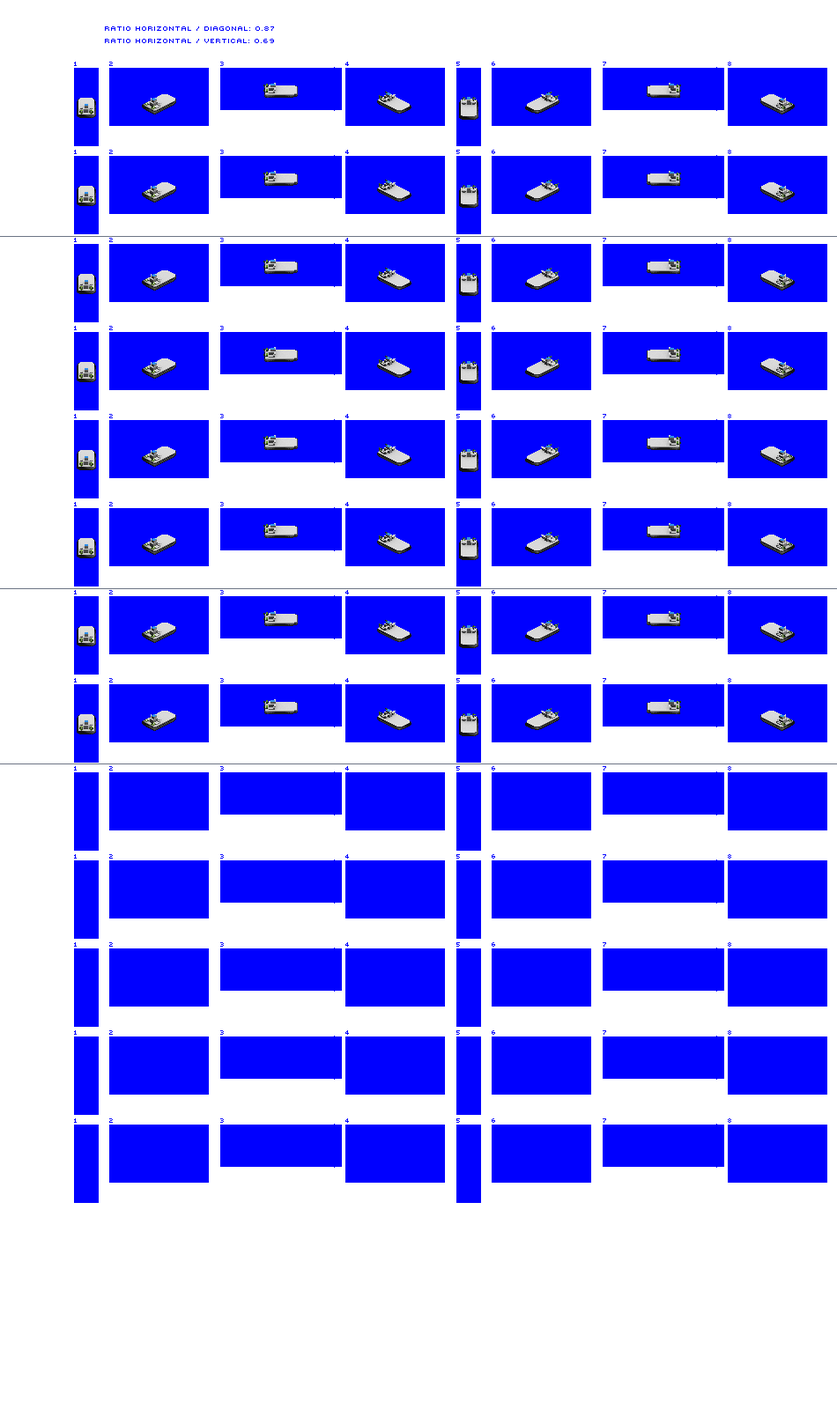
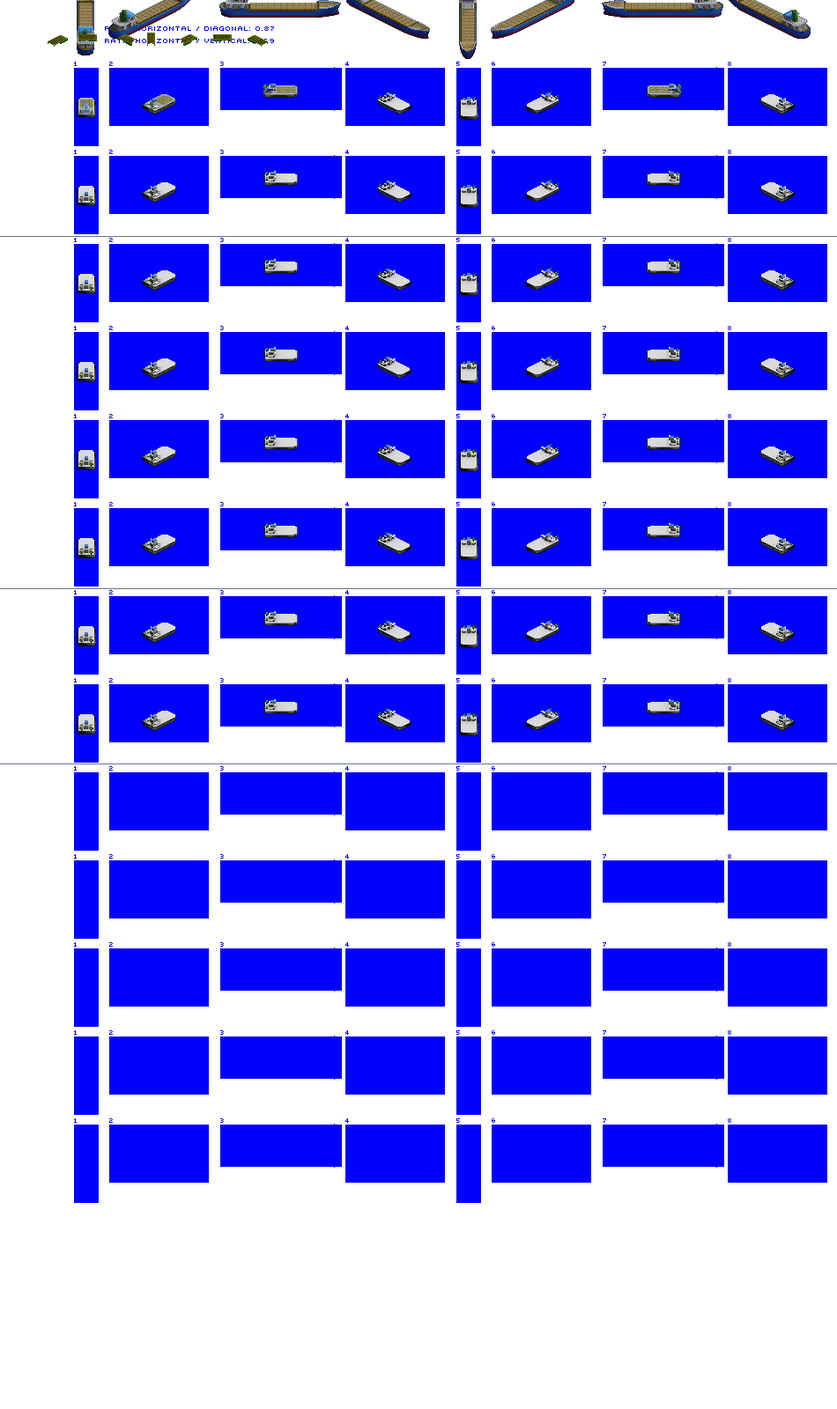
Layer changes from the first (837, 1409) image to the second:
added layer "Layer 2" above "Layer 1" over [47, 32, 268, 47]
added layer "Layer 1" above "Hovercraft Freight Medium" over [76, 0, 811, 60]
painted on "Hovercraft Freight Medium" over [78, 82, 681, 184]
